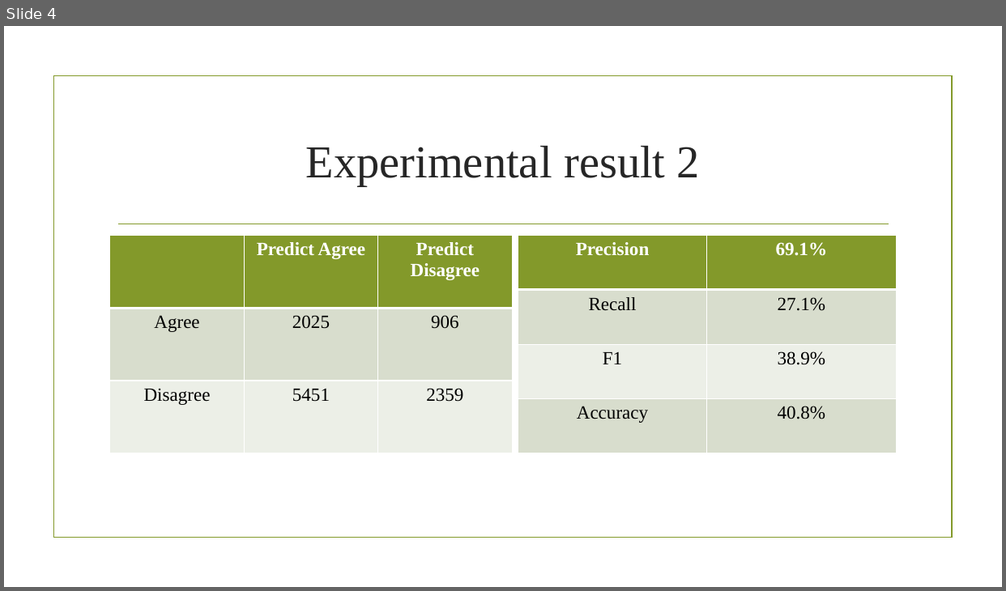
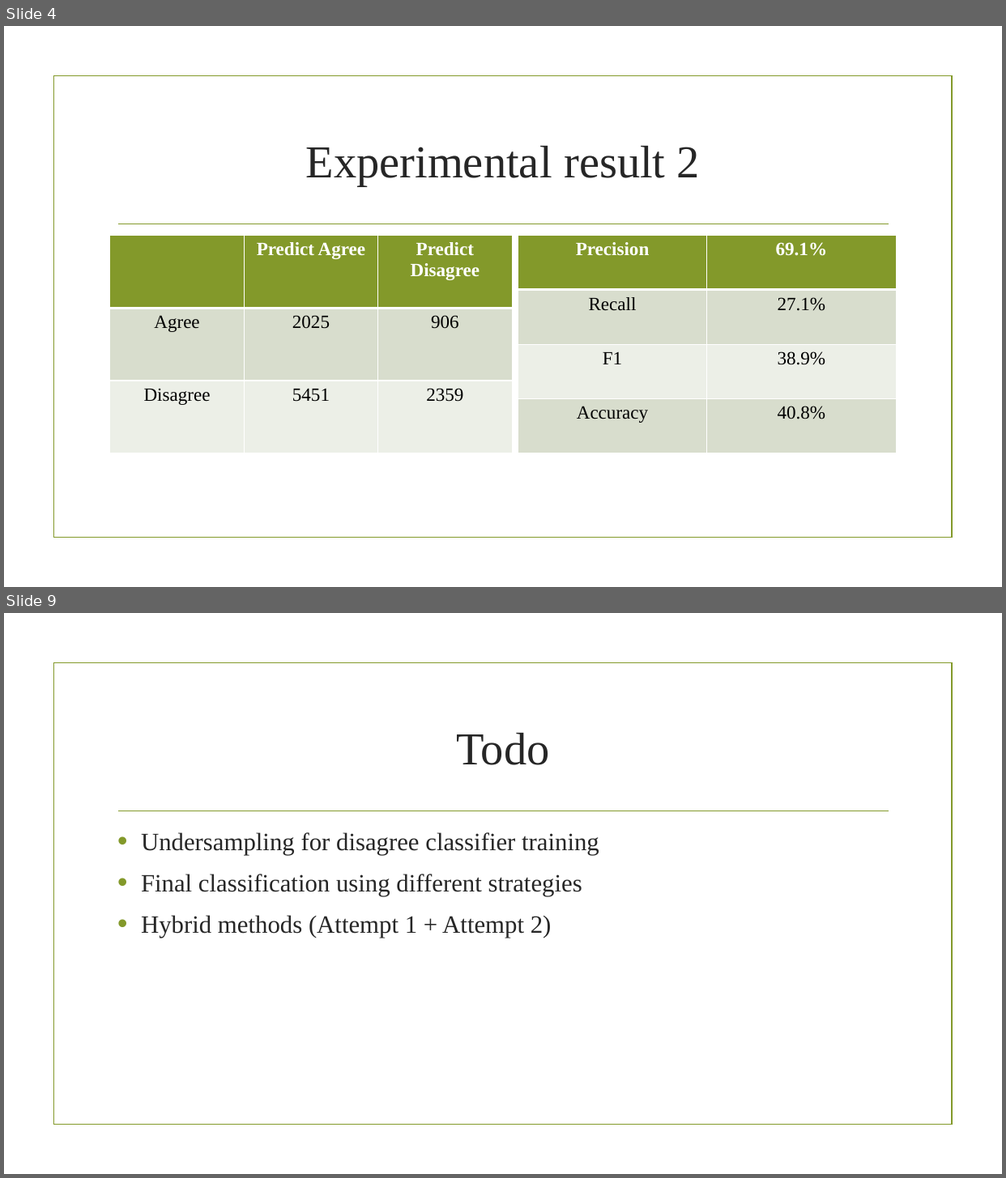
Before and after one commit to haomingchan0811/Fake-News-Challenge, a slide deck: Weekly Report (Feb. 28).pptx. Shown one above the other, each under a label of ours: slide 4 before the commit, slides 4 and 9 after it; the slides between them are not shown. The pictures are 1006x591 and 1006x1178 pixels, drawn with LibreOffice and Linux fonts; fonts in the diff are those of the drawing; background and template pictures are left out. Boxes give left, top, right and bottom in pixels: in the first picture for what was removed or moved away, otherwise in the second. Text is boxed around its words. In the diff, an @@ line names an element or a change of style, - is before the commit and + after.

```diff
--- a/Weekly Report (Feb. 28).pptx
+++ b/Weekly Report (Feb. 28).pptx
@@ slide 9 added at (x1=4, y1=613, x2=1002, y2=1174), background picture (left out); not listed: 2 template elements that a slide beside it also shows @@
@@ title added at (x1=456, y1=733, x2=549, y2=765), 44 pt, text #262626 @@
+Todo
@@ text added at (x1=141, y1=833, x2=599, y2=938), 24 pt, text #262626 @@
+• Undersampling for disagree classifier training
+• Final classification using different strategies
+• Hybrid methods (Attempt 1 + Attempt 2)
```
Also in this commit, not shown: 4 other slides added.
